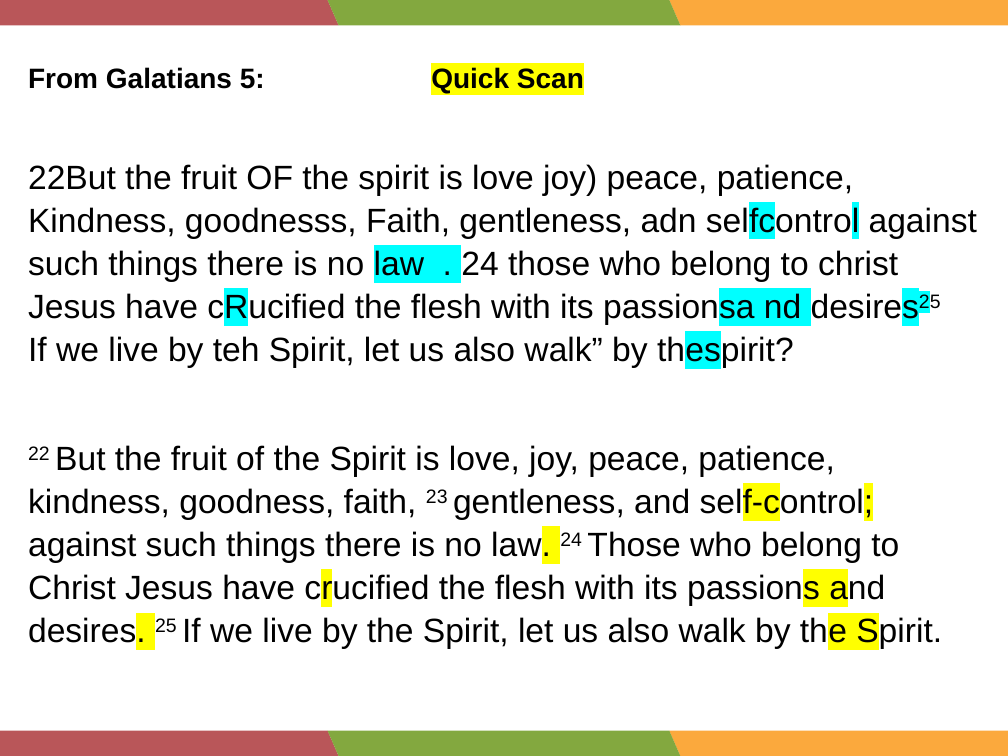
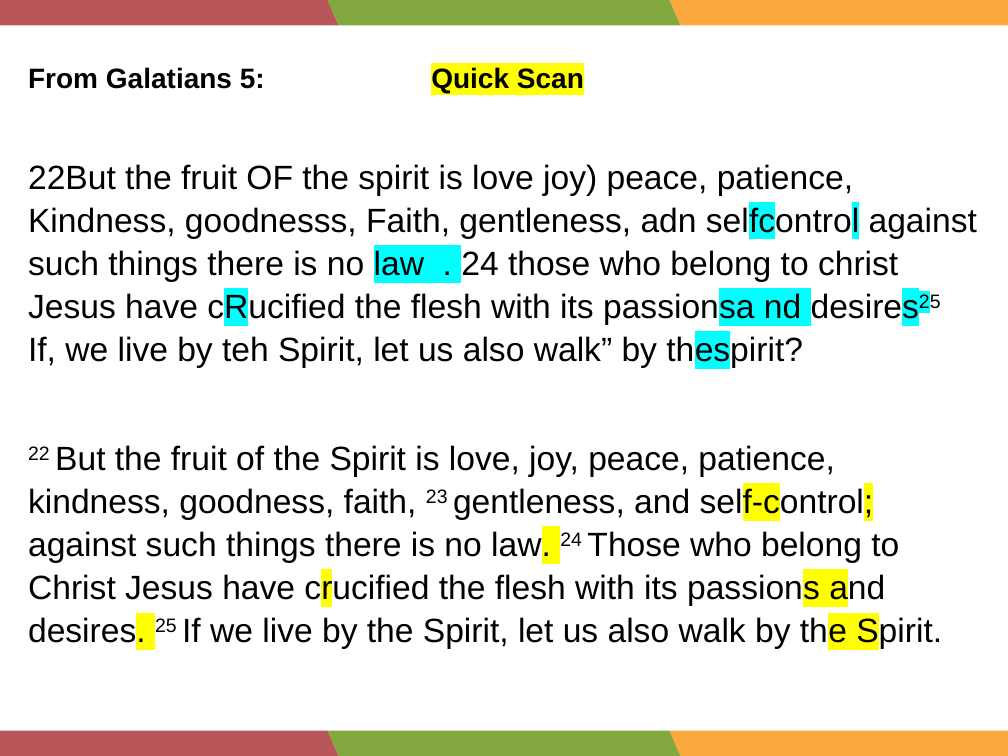
Before and after one commit to WycliffeAssociates/TS-biel-files, a slide deck: slide 8 of training/English (en)/Refinement and Publication Training [R&P]/05 Proofreading/Proofreading - Slides.pptx. Drawn at 1008x756 pixels with LibreOffice and Linux fonts; fonts in the diff are those of the drawing. Boxes give left, top, right and bottom in pixels: in the first picture for what was removed or moved away, otherwise in the second. Text is boxed around its words. In the diff, an @@ line names an element or a change of style, - is before the commit and + after.

```diff
--- a/training/English (en)/Refinement and Publication Training [R&P]/05 Proofreading/Proofreading - Slides.pptx
+++ b/training/English (en)/Refinement and Publication Training [R&P]/05 Proofreading/Proofreading - Slides.pptx
@@ text at [28,164,977,368]: text changed @@
-22But the fruit OF the spirit is love joy) peace, patience, Kindness, goodnesss, Faith, gentleness, adn selfcontrol against such things there is no law . 24 those who belong to christ Jesus have cRucified the flesh with its passionsa nd desires25 If we live by teh Spirit, let us also walk” by thespirit?
+22But the fruit OF the spirit is love joy) peace, patience, Kindness, goodnesss, Faith, gentleness, adn selfcontrol against such things there is no law . 24 those who belong to christ Jesus have cRucified the flesh with its passionsa nd desires25 If, we live by teh Spirit, let us also walk” by thespirit?
```
Also in this commit, not shown: 9 other slides changed, 27 other files.
